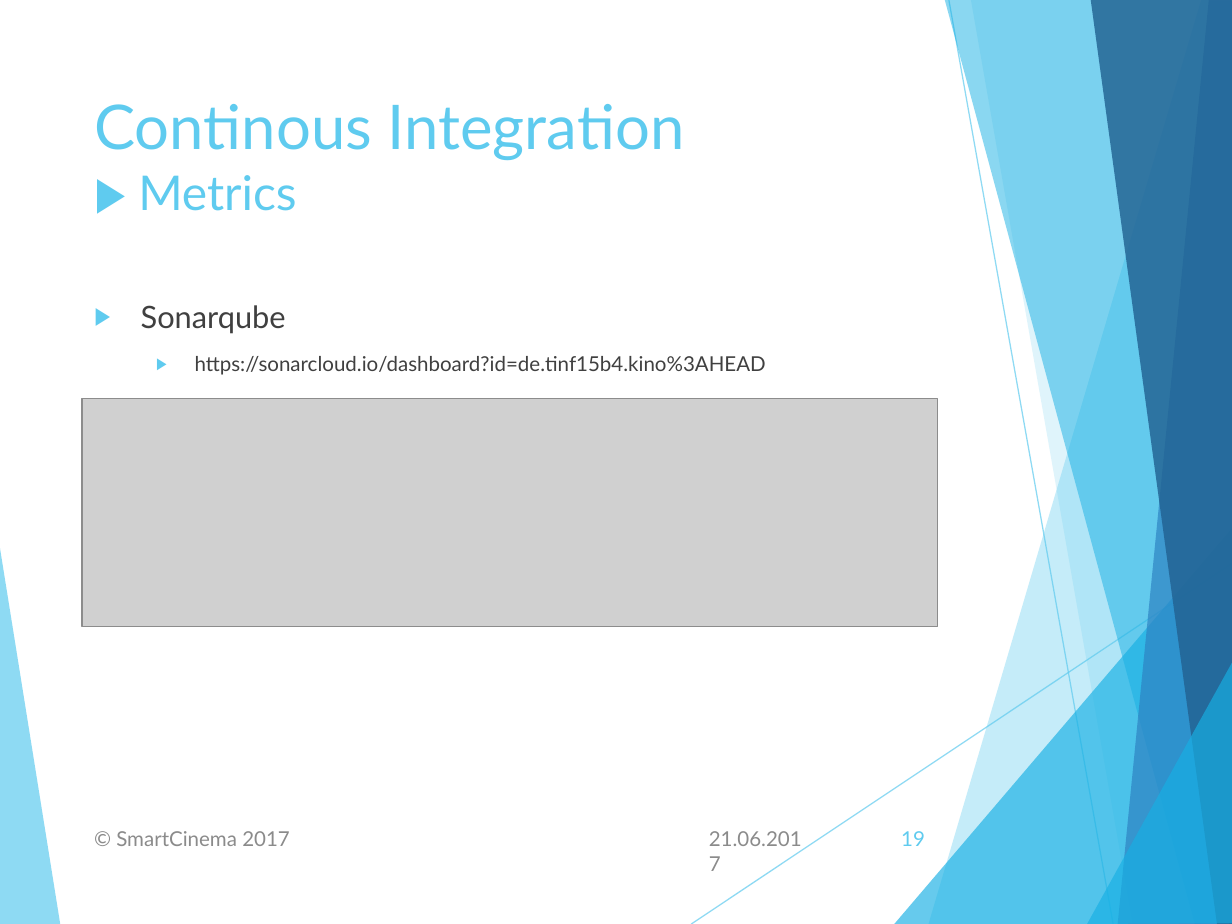
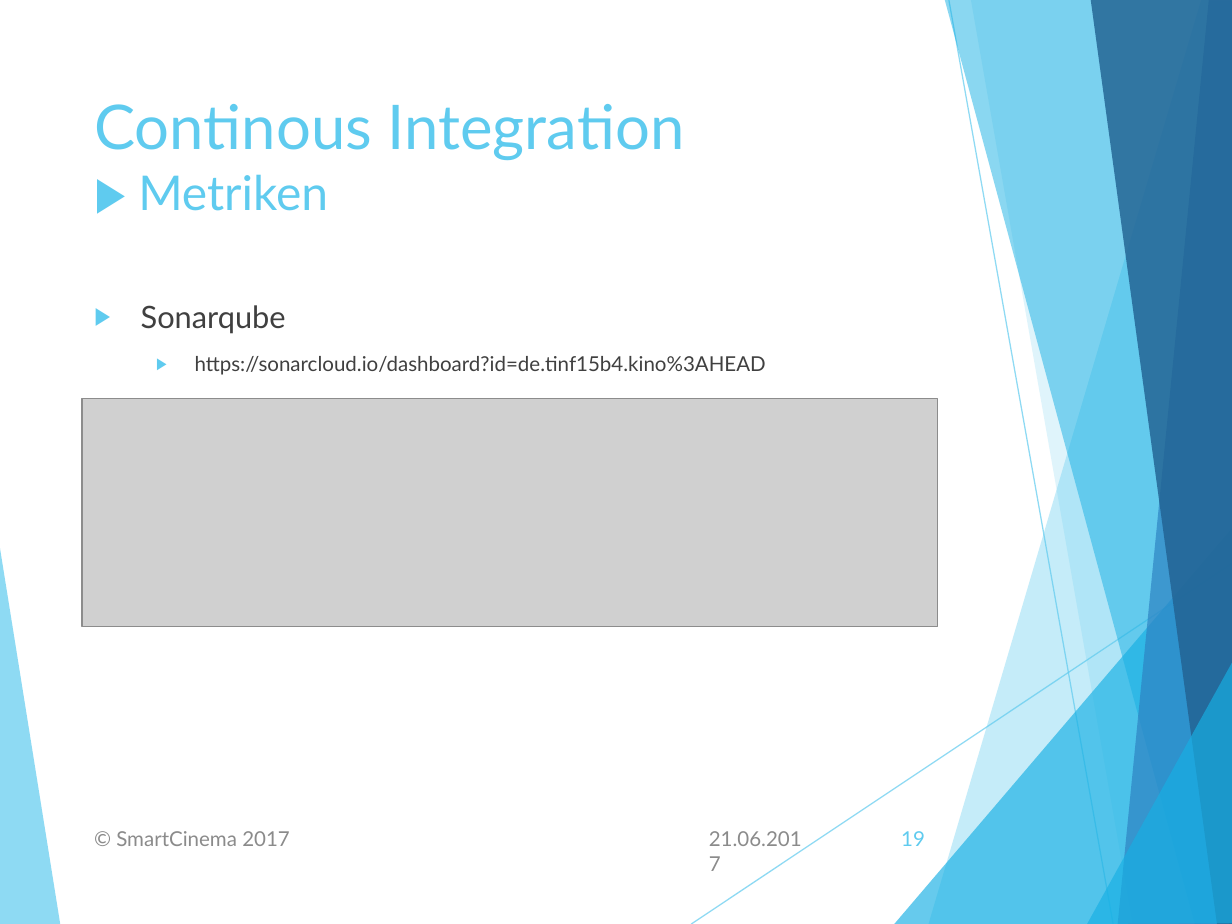
Before and after one commit to tinf15b4-kino/kino-web, a slide deck: slide 19 of documents/final_presentation/Final Presentation.pptx. Drawn at 1232x924 pixels with LibreOffice and Linux fonts; fonts in the diff are those of the drawing; grey boxes stand for pictures. Boxes give left, top, right and bottom in pixels: in the first picture for what was removed or moved away, otherwise in the second. Text is boxed around its words. In the diff, an @@ line names an element or a change of style, - is before the commit and + after.

```diff
--- a/documents/final_presentation/Final Presentation.pptx
+++ b/documents/final_presentation/Final Presentation.pptx
@@ title at [94,104,685,211]: text changed @@
-Continous Integration
-▶ Metrics
+Continous Integration
+▶ Metriken
```
Also in this commit, not shown: 2 other slides changed, 2 other files.
